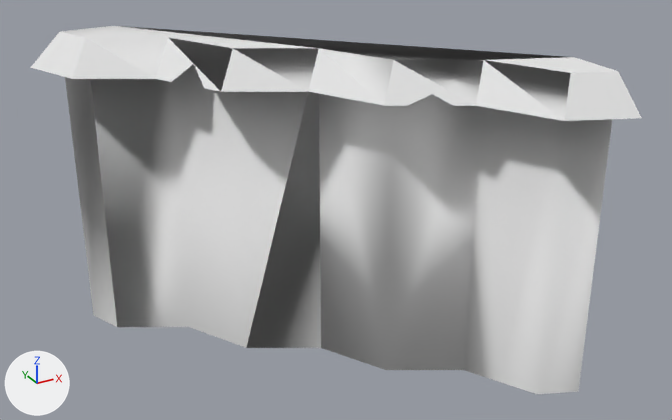
One commit to the OBJ model DynamicLab/Assets/Nature Kit/Models/OBJ format/cliff_topDiagonal_stone.obj: the scene before it, then after it.
Rendered twice from a camera (50 mm lens) standing at (-1.295, -2.4, 1.648) and looking at (-0.063, -0.16, 0.528). Every picture has the same lights, and +X, +Y and +Z are marked at lower left. The first picture is the older version. Where no turn or scale is listed for an object, it has been applied to the vertices.

The first picture shows 'cliff_topDiagonal_stone'.
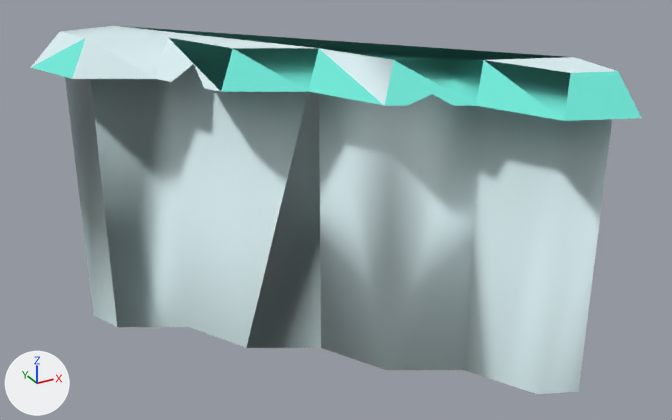
What differs and where, as boxes [x1, y1, x2, y2] in the pictures (672 x 420 px):
'cliff_topDiagonal_stone', recoloured: [31, 26, 641, 394] in both

The change, as a diff of the scene's bpy script:
```diff
--- a/DynamicLab/Assets/Nature Kit/Models/OBJ format/cliff_topDiagonal_stone.obj.py
+++ b/DynamicLab/Assets/Nature Kit/Models/OBJ format/cliff_topDiagonal_stone.obj.py
@@ mat_grass @@
 mat_grass = principled_material('grass')
-mat_grass.base_color = (0.8, 0.8, 0.8)  # white #e7e7e7
+mat_grass.base_color = (0.173, 0.847, 0.722)  # cyan #73eddd
 mat_grass.roughness = 1.0
```
